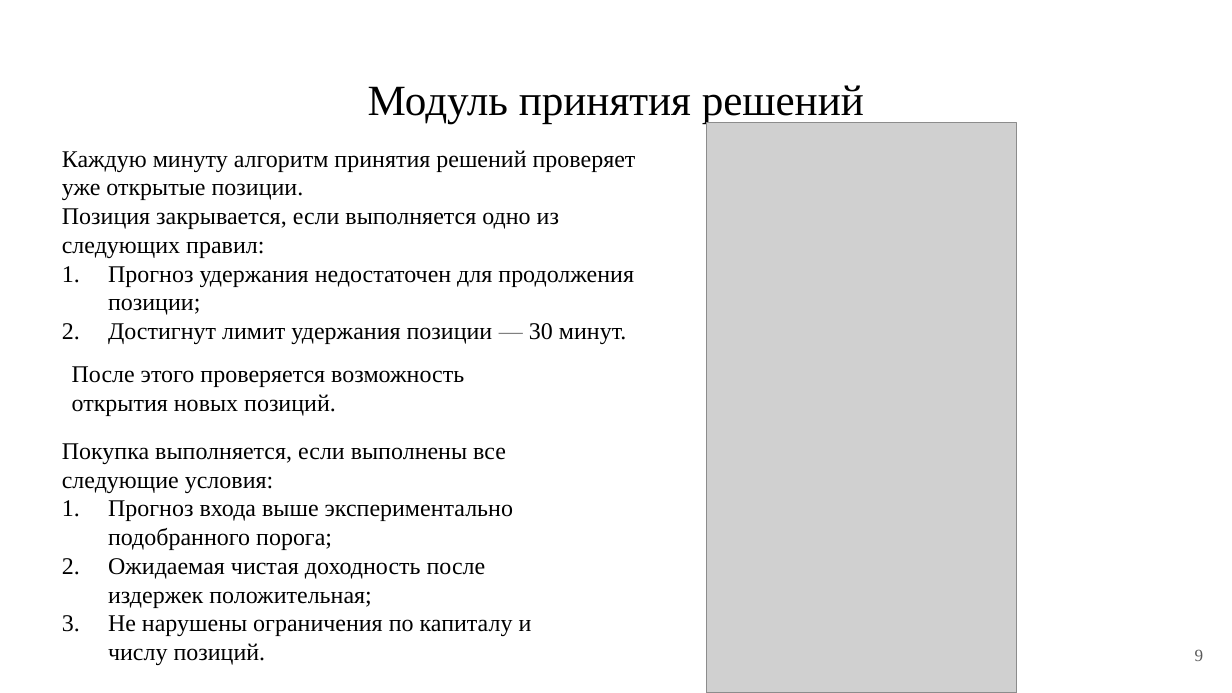
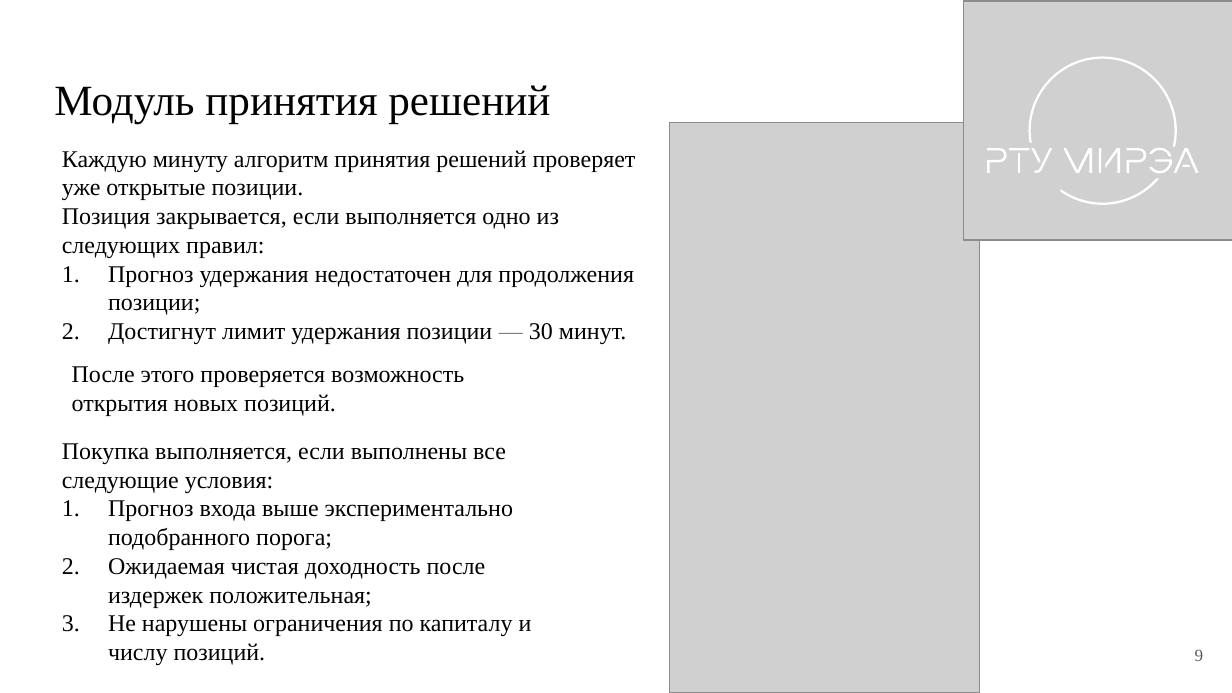
Before and after one commit to PetrovKirill00/BKP, a slide deck: slide 9 of docs/Презентация.pptx. Drawn at 1232x693 pixels with LibreOffice and Linux fonts; fonts in the diff are those of the drawing; grey boxes stand for pictures. Boxes give left, top, right and bottom in pixels: in the first picture for what was removed or moved away, otherwise in the second. Text is boxed around its words. In the diff, an @@ line names an element or a change of style, - is before the commit and + after.

```diff
--- a/docs/Презентация.pptx
+++ b/docs/Презентация.pptx
@@ picture added at <box>964,1,1232,240</box> @@
@@ group added at <box>987,57,1199,206</box>: 15 freeform shapes @@
@@ title "Модуль принятия решений" at <box>54,85,550,124</box>: alignment centre to left @@
@@ picture: place and size @@
-picture at <box>706,123,1016,693</box>
+picture at <box>670,123,981,693</box>
```
Also in this commit, not shown: 9 other slides changed, 6 slides added, 3 slides removed, 6 other files.
